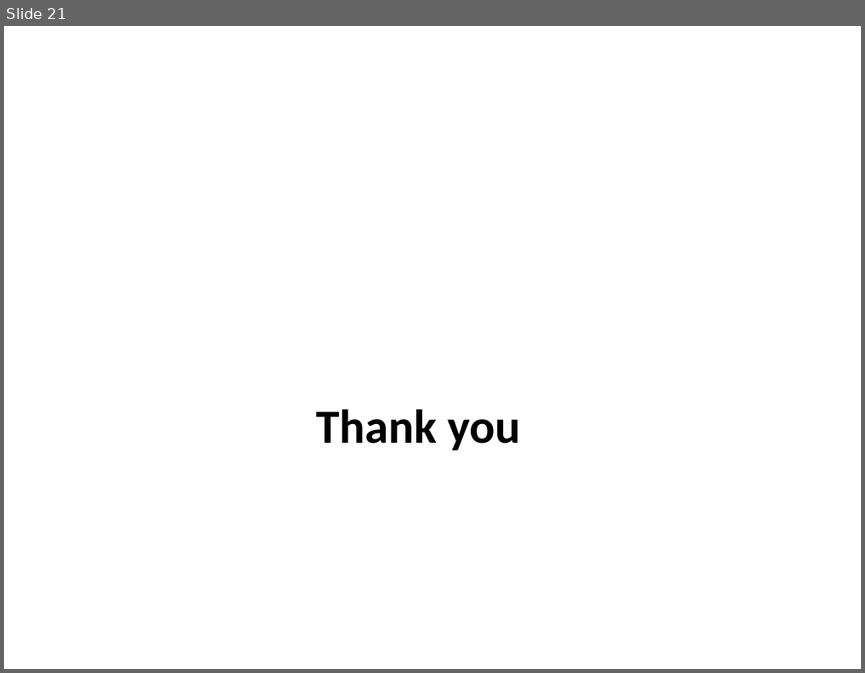
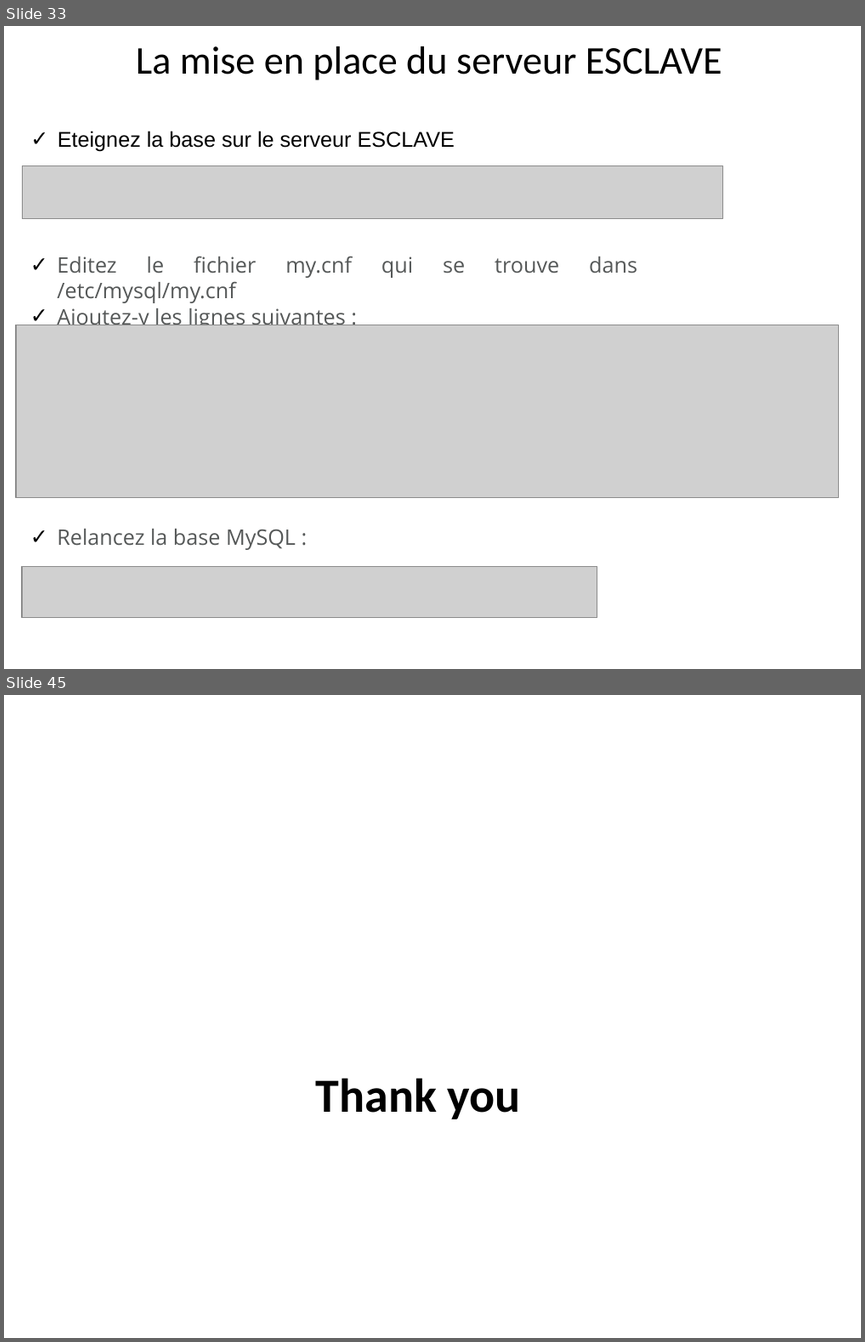
Before and after one commit to hosniah/mysql-labs, a slide deck: Administration MYSQL.pptx. Shown one above the other, each under a label of ours: slide 21 before the commit, slides 33 and 45 after it; the slides between them are not shown. The pictures are 865x673 and 865x1342 pixels, drawn with LibreOffice and Linux fonts; fonts in the diff are those of the drawing; grey boxes stand for pictures; background and template pictures are left out. Boxes give left, top, right and bottom in pixels: in the first picture for what was removed or moved away, otherwise in the second. Text is boxed around its words. In the diff, an @@ line names an element or a change of style, - is before the commit and + after.

```diff
--- a/Administration MYSQL.pptx
+++ b/Administration MYSQL.pptx
@@ slide 33 added at bbox=[4, 26, 861, 669], background #FFFFFF @@
@@ title added at bbox=[136, 46, 722, 80], 33 pt, text #000000 @@
+La mise en place du serveur ESCLAVE
@@ text added at bbox=[58, 131, 454, 152], 18 pt, text #000000 @@
+✓ Eteignez la base sur le serveur ESCLAVE
@@ picture added at bbox=[22, 165, 723, 219] @@
@@ text added at bbox=[57, 256, 352, 329], 18 pt, text #555858 @@
+✓ Editez le fichier my.cnf qui se trouve dans /etc/mysql/my.cnf
+✓ Ajoutez-y les lignes suivantes :
@@ picture added at bbox=[16, 325, 839, 498] @@
@@ text added at bbox=[57, 528, 296, 550], 18 pt, text #555858 @@
+✓ Relancez la base MySQL :
@@ picture added at bbox=[22, 566, 597, 618] @@
@@ what was slide 21 is now slide 45 @@
```
Also in this commit, not shown: 2 slides changed, 23 other slides added.
